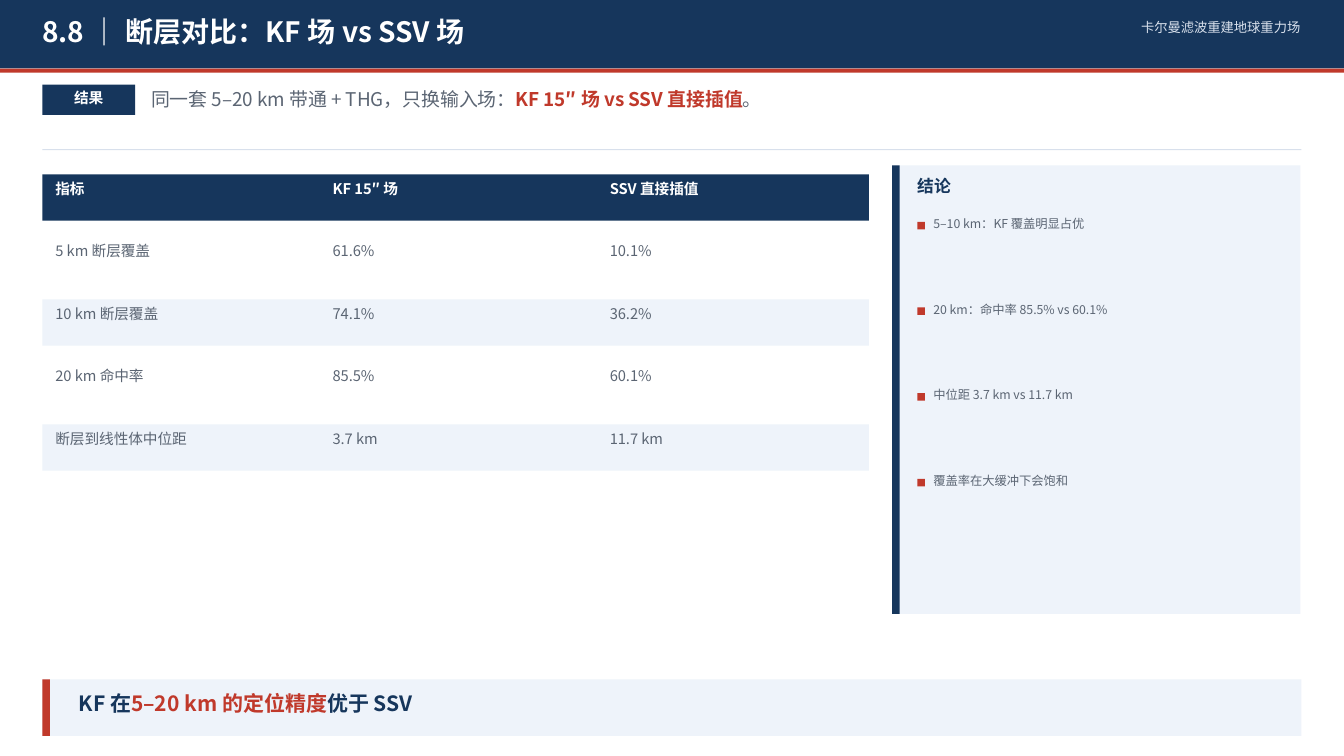
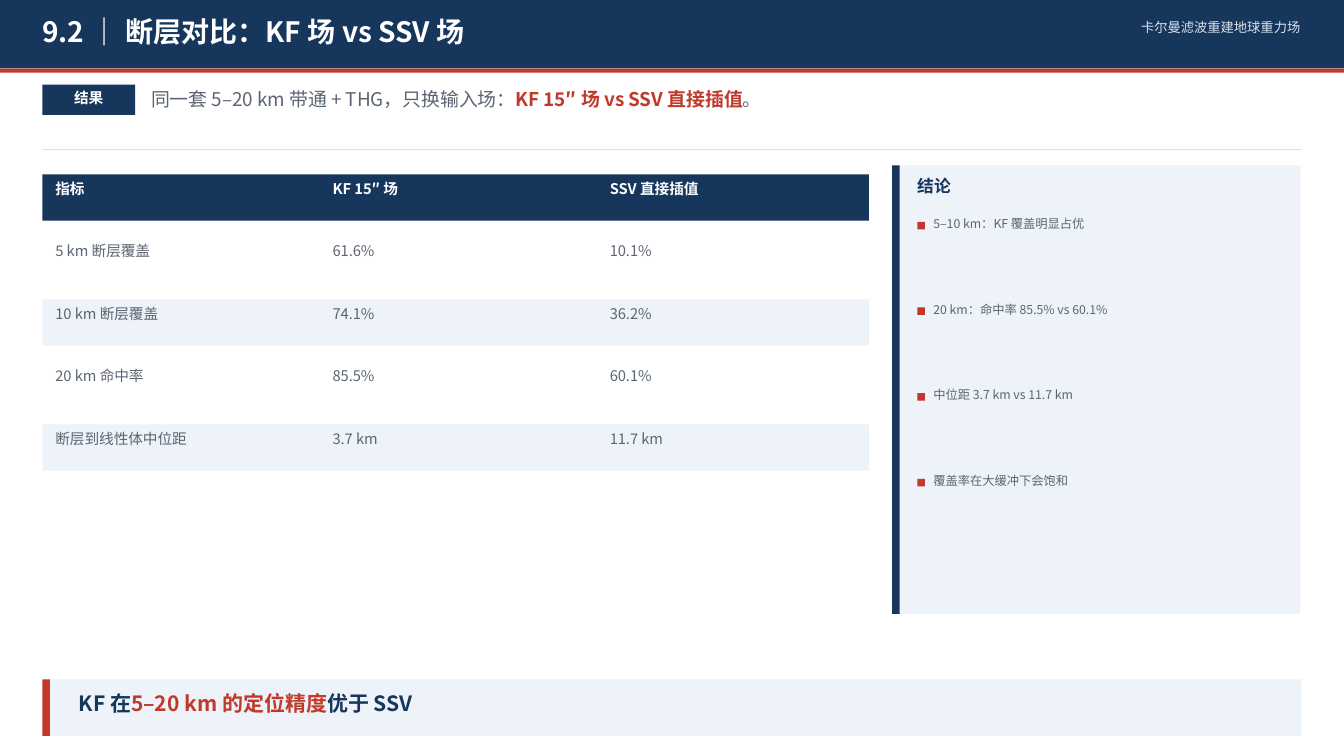
Before and after one commit to shuyunkai/kalman_gravity, a slide deck: slide 17 of ppt/卡尔曼滤波重建地球重力场_含研究内容.pptx. Drawn at 1344x756 pixels with LibreOffice and Linux fonts; fonts in the diff are those of the drawing. Boxes give left, top, right and bottom in pixels: in the first picture for what was removed or moved away, otherwise in the second. Text is boxed around its words. In the diff, an @@ line names an element or a change of style, - is before the commit and + after.

```diff
--- a/ppt/卡尔曼滤波重建地球重力场_含研究内容.pptx
+++ b/ppt/卡尔曼滤波重建地球重力场_含研究内容.pptx
@@ text at box(42, 18, 465, 45): text changed @@
-8.8 ｜ 断层对比：KF 场 vs SSV 场
+9.2 ｜ 断层对比：KF 场 vs SSV 场
```
Also in this commit, not shown: 8 other slides changed, 1 other file.
